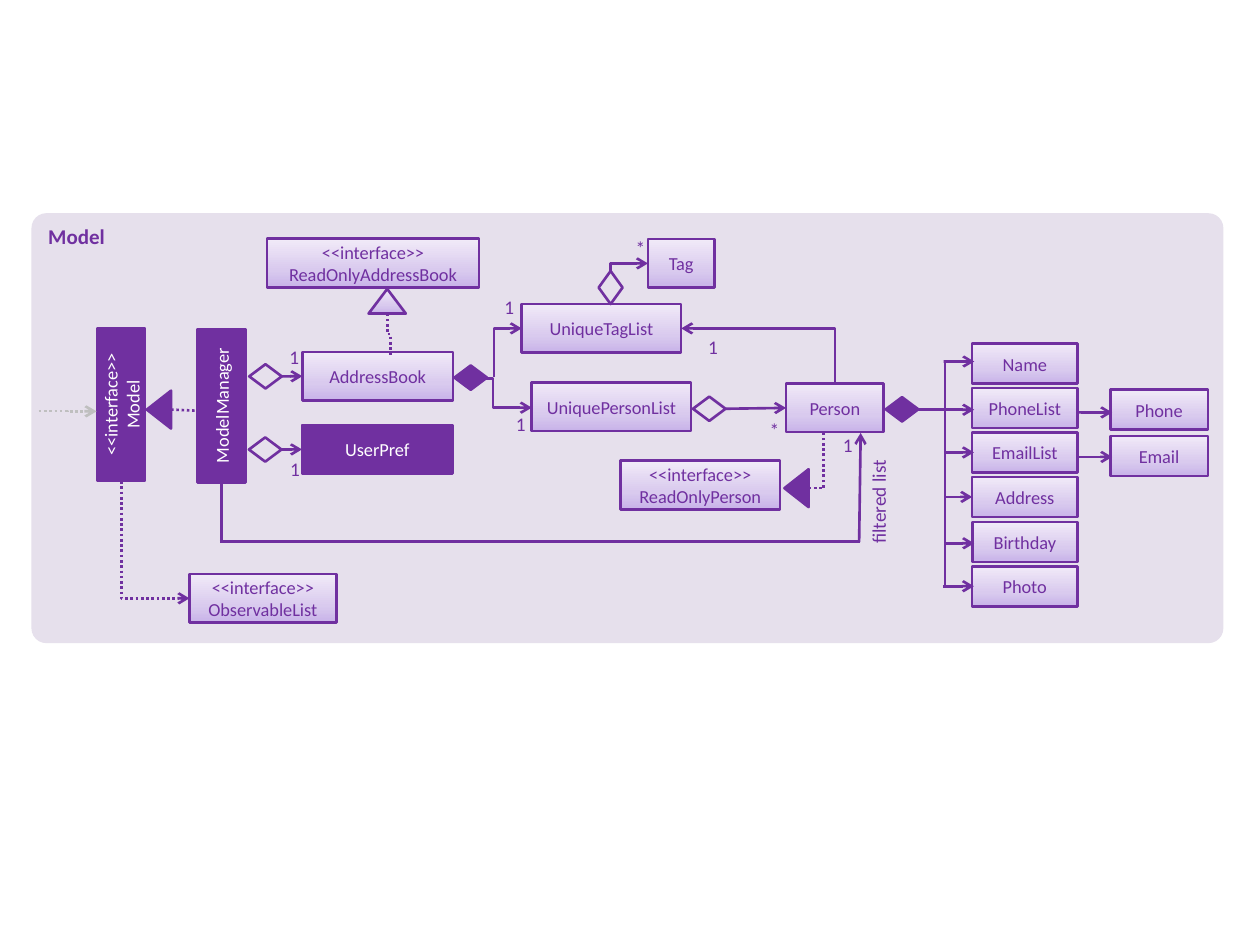
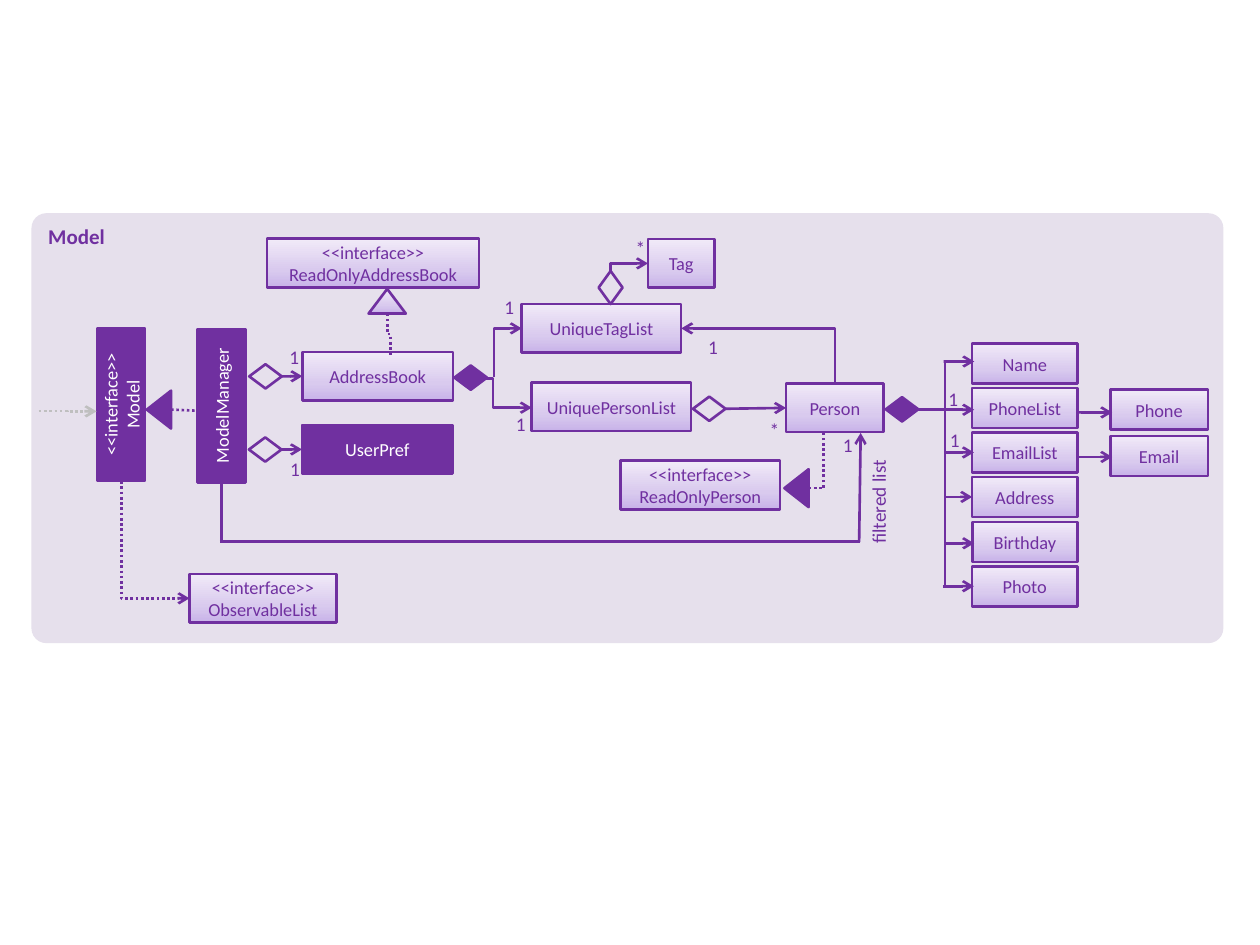
Before and after one commit to CS2103AUG2017-T11-B2/main, a slide deck: slide 1 of docs/diagrams/ModelComponentClassDiagram.pptx. Drawn at 1260x945 pixels with LibreOffice and Linux fonts; fonts in the diff are those of the drawing. Boxes give left, top, right and bottom in pixels: in the first picture for what was removed or moved away, otherwise in the second. Text is boxed around its words. In the diff, an @@ line names an element or a change of style, - is before the commit and + after.

```diff
--- a/docs/diagrams/ModelComponentClassDiagram.pptx
+++ b/docs/diagrams/ModelComponentClassDiagram.pptx
@@ text added at box(948, 393, 958, 411), 11 pt, text #7030A0 @@
+1
@@ text added at box(950, 434, 960, 452), 11 pt, text #7030A0 @@
+1
```
Also in this commit, not shown: 1 other file.
